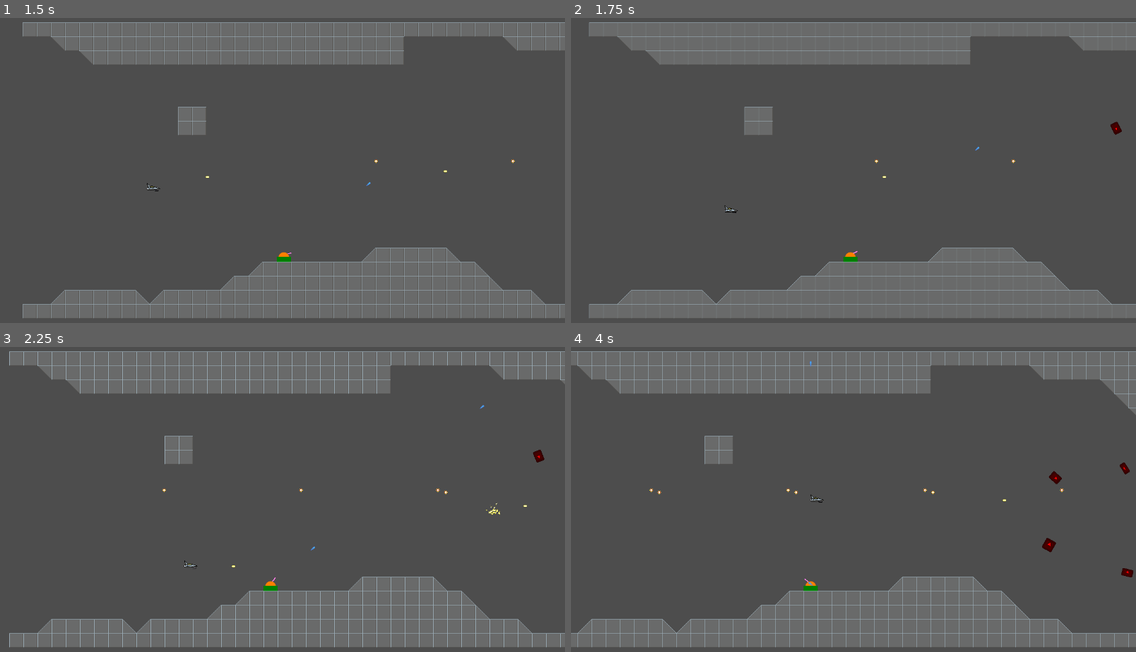
Above: before the commit, frames 1-4 (two rows, left to right).
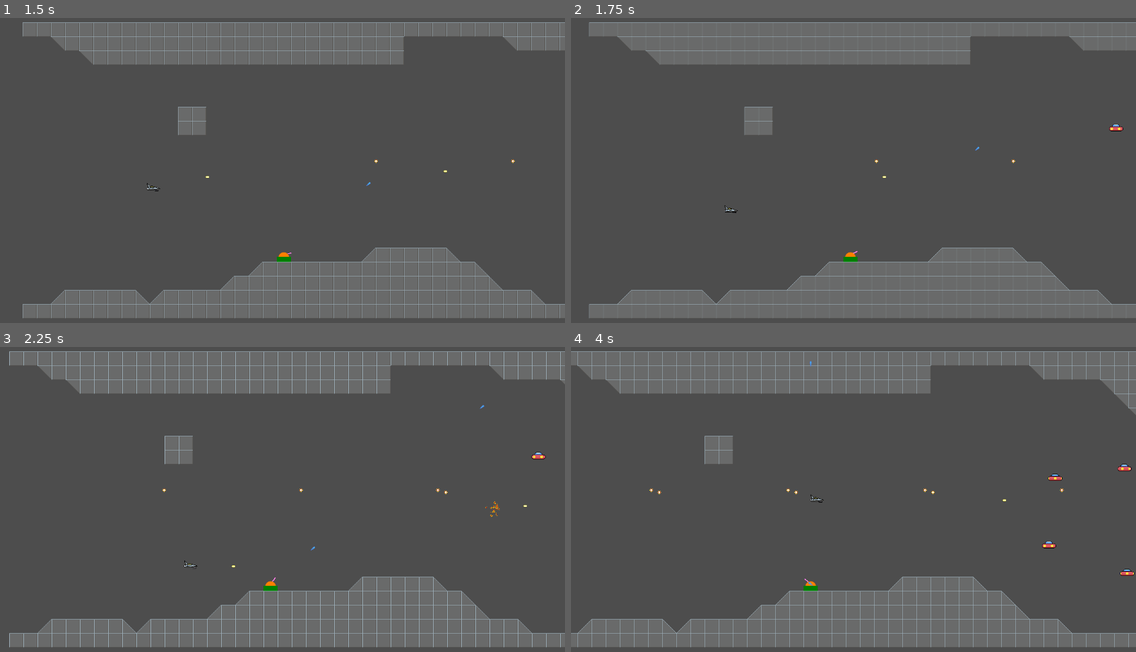
Above: after the commit, the same moments.

Repository: claesrosell/simple-shootemup
Game: Godot game, scene res://game.tscn
The game is run twice, just before and just after one commit, with the same random seed, the same clock (stepped at 60 frames per second) and the same inputs. The engine's default icon, where the game draws it, is replaced by a stand-in: a white triangle on a blue panel in a dark square.
Inputs:
- Up to frame 1 (1.5 s): hold D (player1_right) 0.53-1.28 s; tap Space (player1_fire) at 0.6, 1.35 s; hold S (player1_down) from 1.28 s (still down)
- Up to frame 2 (1.75 s): keep holding S (player1_down)
- Up to frame 3 (2.25 s): release S (player1_down) at 2.03 s; hold D (player1_right) from 2.03 s (still down); tap Space (player1_fire) at 2.1 s
- Up to frame 4 (4 s): release D (player1_right) at 2.78 s; hold W (player1_up) 2.78-3.53 s; tap Space (player1_fire) at 2.85, 3.6 s; hold A (player1_left) from 3.53 s (still down)

Frame 1 is identical in both runs. In frame 2, less than 0.1% of the frame differs, in the area x 95-98%, y 33-39%; in frame 3, 0.1%; in frame 4, 0.3%, in the area x 83-100%, y 37-76%.

Commit message:
Simple animation added to enemy

Diff:
--- a/enemy.tscn
+++ b/enemy.tscn
@@ -1,7 +1,7 @@
 [gd_scene load_steps=10 format=3 uid="uid://dhwbe0w7hqs7i"]
 
 [ext_resource type="Script" uid="uid://conb1tls1pxxl" path="res://enemy.gd" id="1_4gyqm"]
-[ext_resource type="Texture2D" uid="uid://bxm2wdbpin4ri" path="res://icon.svg" id="1_7k104"]
+[ext_resource type="Texture2D" uid="uid://bmlg45ptm8ifu" path="res://art/flying_saucer.png" id="2_qi2p4"]
 [ext_resource type="Texture2D" uid="uid://cn5c0kdfptd0a" path="res://art/fragment.png" id="3_qi2p4"]
 
 [sub_resource type="Animation" id="Animation_qi2p4"]
@@ -9,43 +9,43 @@
 tracks/0/type = "value"
 tracks/0/imported = false
 tracks/0/enabled = true
-tracks/0/path = NodePath("Sprite2D:scale")
+tracks/0/path = NodePath("GPUParticles2D:position")
 tracks/0/interp = 1
 tracks/0/loop_wrap = true
 tracks/0/keys = {
 "times": PackedFloat32Array(0),
 "transitions": PackedFloat32Array(1),
 "update": 0,
-"values": [Vector2(0.2, 0.2)]
+"values": [Vector2(0, 0)]
 }
 tracks/1/type = "value"
 tracks/1/imported = false
 tracks/1/enabled = true
-tracks/1/path = NodePath("GPUParticles2D:position")
+tracks/1/path = NodePath("GPUParticles2D:rotation")
 tracks/1/interp = 1
 tracks/1/loop_wrap = true
 tracks/1/keys = {
 "times": PackedFloat32Array(0),
 "transitions": PackedFloat32Array(1),
 "update": 0,
-"values": [Vector2(0, 0)]
+"values": [0.0]
 }
 tracks/2/type = "value"
 tracks/2/imported = false
 tracks/2/enabled = true
-tracks/2/path = NodePath("GPUParticles2D:rotation")
+tracks/2/path = NodePath("Sprite2D:visible")
 tracks/2/interp = 1
 tracks/2/loop_wrap = true
 tracks/2/keys = {
 "times": PackedFloat32Array(0),
 "transitions": PackedFloat32Array(1),
-"update": 0,
-"values": [0.0]
+"update": 1,
+"values": [false]
 }
 tracks/3/type = "value"
 tracks/3/imported = false
 tracks/3/enabled = true
-tracks/3/path = NodePath("Sprite2D:visible")
+tracks/3/path = NodePath("GPUParticles2D:visible")
 tracks/3/interp = 1
 tracks/3/loop_wrap = true
 tracks/3/keys = {
@@ -57,7 +57,7 @@
 tracks/4/type = "value"
 tracks/4/imported = false
 tracks/4/enabled = true
-tracks/4/path = NodePath("GPUParticles2D:visible")
+tracks/4/path = NodePath("GPUParticles2D:emitting")
 tracks/4/interp = 1
 tracks/4/loop_wrap = true
 tracks/4/keys = {
@@ -69,14 +69,14 @@
 tracks/5/type = "value"
 tracks/5/imported = false
 tracks/5/enabled = true
-tracks/5/path = NodePath("GPUParticles2D:emitting")
+tracks/5/path = NodePath("Sprite2D:frame")
 tracks/5/interp = 1
 tracks/5/loop_wrap = true
 tracks/5/keys = {
 "times": PackedFloat32Array(0),
 "transitions": PackedFloat32Array(1),
 "update": 1,
-"values": [false]
+"values": [0]
 }
 
 [sub_resource type="Animation" id="Animation_iifgy"]
@@ -135,60 +135,61 @@
 
 [sub_resource type="Animation" id="Animation_4gyqm"]
 resource_name = "moving"
-length = 0.8
+length = 0.9
 loop_mode = 1
+step = 24.0
 tracks/0/type = "value"
 tracks/0/imported = false
 tracks/0/enabled = true
-tracks/0/path = NodePath("Sprite2D:scale")
+tracks/0/path = NodePath("GPUParticles2D:position")
 tracks/0/interp = 1
 tracks/0/loop_wrap = true
 tracks/0/keys = {
-"times": PackedFloat32Array(0, 0.20000002, 0.40000004, 0.6, 0.8),
-"transitions": PackedFloat32Array(1, 1, 1, 1, 1),
-"update": 0,
-"values": [Vector2(0.2, 0.2), Vector2(0.1, 0.2), Vector2(0.2, 0.2), Vector2(0.2, 0.1), Vector2(0.2, 0.2)]
+"times": PackedFloat32Array(0.5938518),
+"transitions": PackedFloat32Array(1),
+"update": 0,
+"values": [Vector2(0, 0)]
 }
 tracks/1/type = "value"
 tracks/1/imported = false
 tracks/1/enabled = true
-tracks/1/path = NodePath("GPUParticles2D:position")
+tracks/1/path = NodePath("GPUParticles2D:rotation")
 tracks/1/interp = 1
 tracks/1/loop_wrap = true
 tracks/1/keys = {
 "times": PackedFloat32Array(0.5938518),
 "transitions": PackedFloat32Array(1),
 "update": 0,
-"values": [Vector2(0, 0)]
+"values": [0.0]
 }
 tracks/2/type = "value"
 tracks/2/imported = false
 tracks/2/enabled = true
-tracks/2/path = NodePath("GPUParticles2D:rotation")
+tracks/2/path = NodePath("Sprite2D:visible")
 tracks/2/interp = 1
 tracks/2/loop_wrap = true
 tracks/2/keys = {
-"times": PackedFloat32Array(0.5938518),
-"transitions": PackedFloat32Array(1),
-"update": 0,
-"values": [0.0]
+"times": PackedFloat32Array(0),
+"transitions": PackedFloat32Array(1),
+"update": 1,
+"values": [true]
 }
 tracks/3/type = "value"
 tracks/3/imported = false
 tracks/3/enabled = true
-tracks/3/path = NodePath("Sprite2D:visible")
+tracks/3/path = NodePath("GPUParticles2D:visible")
 tracks/3/interp = 1
 tracks/3/loop_wrap = true
 tracks/3/keys = {
 "times": PackedFloat32Array(0),
 "transitions": PackedFloat32Array(1),
 "update": 1,
-"values": [true]
+"values": [false]
 }
 tracks/4/type = "value"
 tracks/4/imported = false
 tracks/4/enabled = true
-tracks/4/path = NodePath("GPUParticles2D:visible")
+tracks/4/path = NodePath("GPUParticles2D:emitting")
 tracks/4/interp = 1
 tracks/4/loop_wrap = true
 tracks/4/keys = {
@@ -200,14 +201,14 @@
 tracks/5/type = "value"
 tracks/5/imported = false
 tracks/5/enabled = true
-tracks/5/path = NodePath("GPUParticles2D:emitting")
+tracks/5/path = NodePath("Sprite2D:frame")
 tracks/5/interp = 1
 tracks/5/loop_wrap = true
 tracks/5/keys = {
-"times": PackedFloat32Array(0),
-"transitions": PackedFloat32Array(1),
-"update": 1,
-"values": [false]
+"times": PackedFloat32Array(0, 0.3, 0.6),
+"transitions": PackedFloat32Array(1, 1, 1),
+"update": 1,
+"values": [0, 1, 2]
 }
 
 [sub_resource type="AnimationLibrary" id="AnimationLibrary_iifgy"]
@@ -218,7 +219,7 @@
 }
 
 [sub_resource type="RectangleShape2D" id="RectangleShape2D_4gyqm"]
-size = Vector2(18, 18)
+size = Vector2(32, 17)
 
 [sub_resource type="ParticleProcessMaterial" id="ParticleProcessMaterial_qi2p4"]
 particle_flag_disable_z = true
@@ -242,9 +243,8 @@
 
 [node name="Sprite2D" type="Sprite2D" parent="."]
 visible = false
-modulate = Color(1, 0, 0, 1)
-scale = Vector2(0.2, 0.2)
-texture = ExtResource("1_7k104")
+texture = ExtResource("2_qi2p4")
+hframes = 3
 
 [node name="AnimationPlayer" type="AnimationPlayer" parent="."]
 libraries = {
@@ -252,12 +252,14 @@
 }
 
 [node name="VisibleOnScreenNotifier2D" type="VisibleOnScreenNotifier2D" parent="."]
+rect = Rect2(-16, -10, 32, 20)
 
 [node name="Area2D" type="Area2D" parent="."]
 collision_layer = 4
 collision_mask = 8
 
 [node name="CollisionShape2D" type="CollisionShape2D" parent="Area2D"]
+position = Vector2(0, -1.5)
 shape = SubResource("RectangleShape2D_4gyqm")
 
 [node name="GPUParticles2D" type="GPUParticles2D" parent="."]
--- a/enemy_path_spawner.gd
+++ b/enemy_path_spawner.gd
@@ -6,6 +6,7 @@
 @export var enemy : PackedScene
 @export var enabled : bool
 @export var speed : float
+@export var rotates : bool
 
 var instantiated_count : int = 0
 var time_left : float = 0
@@ -38,6 +39,7 @@
 	if path != null:
 
 		var follw_path = PathFollow2D.new()
+		follw_path.rotates = rotates
 		path.add_child(follw_path)
 		var new_enemy = enemy.instantiate()
 		follw_path.add_child(new_enemy)
Binary file added: art/flying_saucer.aseprite
Binary file added: art/flying_saucer.png
Not shown, added: art/flying_saucer.png.import
Binary file changed: art/fragment.png
